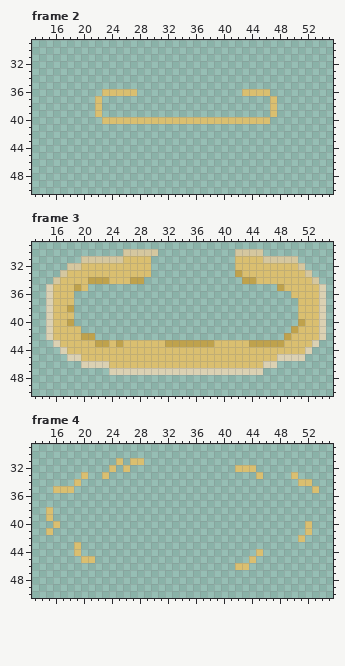
File history of a pixel-art file, Assets/Resources/Model/Bullet/Meele.aseprite. That is the earlier state.
66x65 pixels, 4 frames. Shown: frame 2: x 13..55, y 29..50; frame 3: x 13..55, y 29..50; frame 4: x 13..55, y 29..50.
Now the later version:
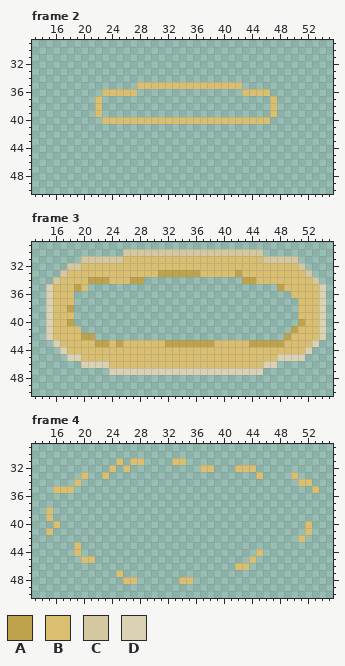
Palette (. is transparent): A #bfa24c  B #dabf70  C #d5c79f  D #dbd1b3
Commit: meele and summon effect
What changed:
Frame 2, layer "Layer 2":
There is now colour B in row 35 at x 28 to 42.
Frame 3, layer "Layer 2":
There is now colour A in row 33 at x 31 to 36.
There is now colour B in rows 31 to 32 at x 30 to 41; in row 33 at x 30 and 37 to 41.
There is now colour C in row 30 at x 31 to 41.
Frame 4, layer "Layer 2":
There is now colour B in row 31 at x 33 to 34; in row 32 at x 37 to 38; in row 47 at x 25; in row 48 at x 26 to 27 and 34 to 35.
Where, in picture pixels (left, top, right, bottom), the same in both pictures:
added: (137, 82, 242, 89)
added: (151, 249, 235, 277)
added: (172, 458, 214, 472)
added: (116, 570, 137, 584)
added: (179, 577, 193, 584)
